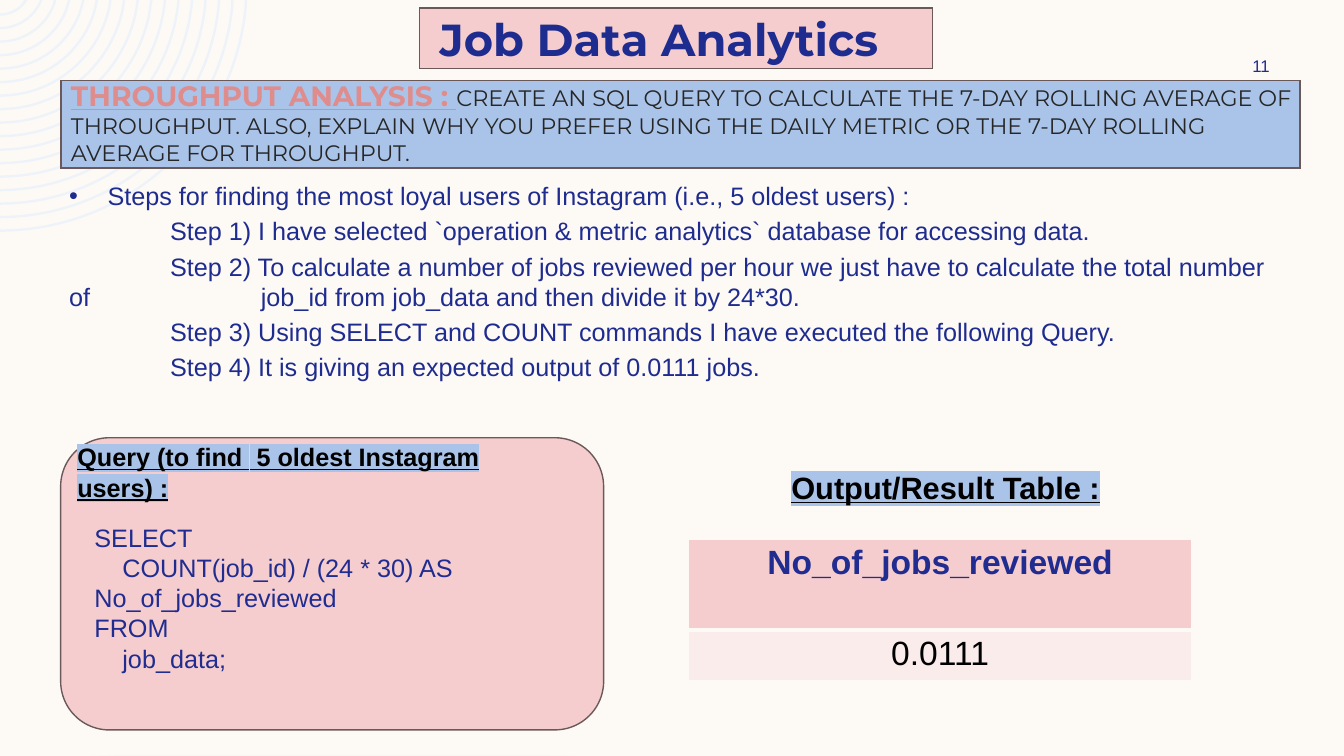
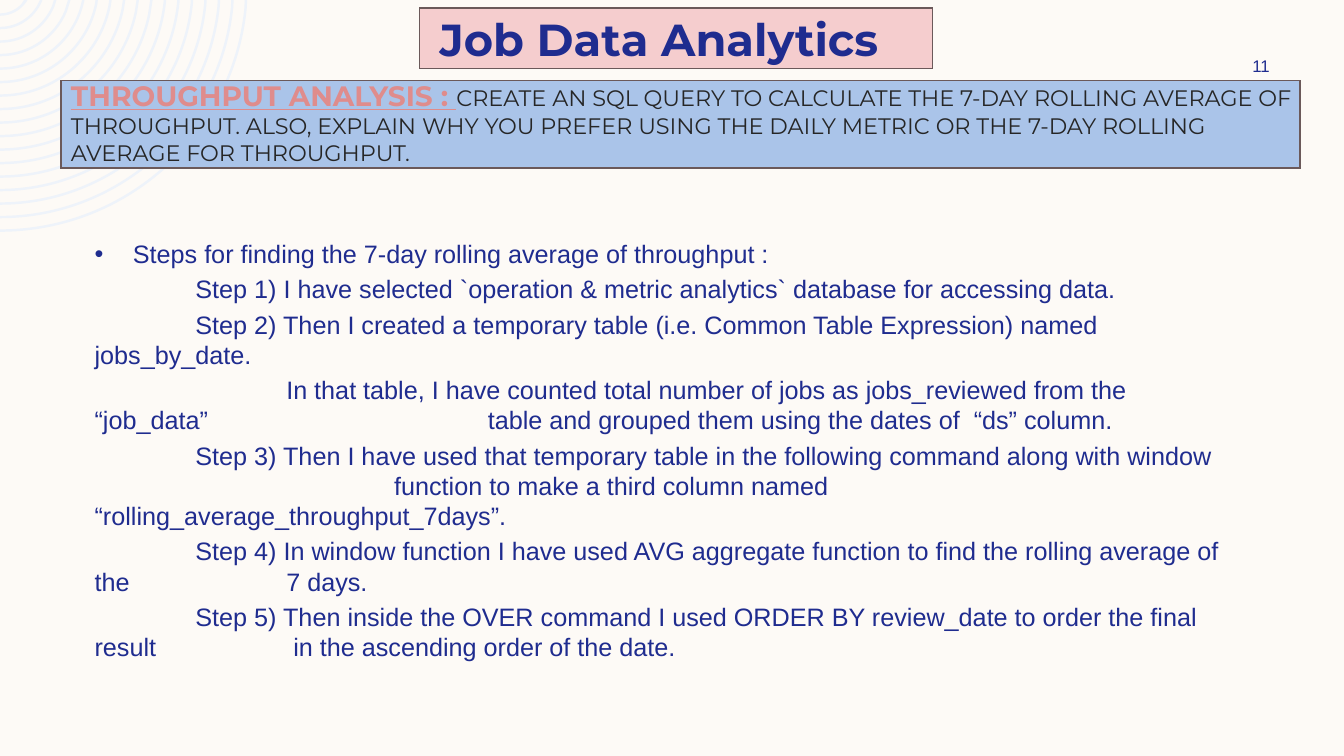
Before and after one commit to ShindeYash/Operation_and_Metric_Analytics, a slide deck: slide 11 of Report - Operation_and_Metric_Analytics.pptx. Drawn at 1344x756 pixels with LibreOffice and Linux fonts; fonts in the diff are those of the drawing. Boxes give left, top, right and bottom in pixels: in the first picture for what was removed or moved away, otherwise in the second. Text is boxed around its words. In the diff, an @@ line names an element or a change of style, - is before the commit and + after.

```diff
--- a/Report - Operation_and_Metric_Analytics.pptx
+++ b/Report - Operation_and_Metric_Analytics.pptx
@@ text "Steps for finding the 7-day ...": place and size @@
-text "Steps for finding the 7-day ..." at (69,186,1264,382)
+text "Steps for finding the 7-day ..." at (95,244,1218,662)
@@ text at (133,244,754,269): text changed @@
-• Steps for finding the most loyal users of Instagram (i.e., 5 oldest users) :
+• Steps for finding the 7-day rolling average of throughput :
@@ text at (95,315,1218,662): text changed @@
-Step 2) To calculate a number of jobs reviewed per hour we just have to calculate the total number of job_id from job_data and then divide it by 24*30.
-Step 3) Using SELECT and COUNT commands I have executed the following Query.
-Step 4) It is giving an expected output of 0.0111 jobs.
+Step 2) Then I created a temporary table (i.e. Common Table Expression) named jobs_by_date.
+In that table, I have counted total number of jobs as jobs_reviewed from the “job_data” table and grouped them using the dates of “ds” column.
+Step 3) Then I have used that temporary table in the following command along with window function to make a third column named “rolling_average_throughput_7days”.
+Step 4) In window function I have used AVG aggregate function to find the rolling average of the 7 days.
+Step 5) Then inside the OVER command I used ORDER BY review_date to order the final result in the ascending order of the date.
@@ rounded rectangle removed at (60,438,604,730) @@
@@ text removed at (77,447,479,502) @@
-Query (to find 5 oldest Instagram users) :
@@ text removed at (791,476,1081,504) @@
-Output/Result Table :
@@ text removed at (94,529,453,673) @@
-SELECT
-COUNT(job_id) / (24 * 30) AS No_of_jobs_reviewed
-FROM
-job_data;
@@ table removed at (689,539,1193,681), 2 rows, 1 columns @@
-No_of_jobs_reviewed
-0.0111
```
Also in this commit, not shown: 1 other slide changed, 9 slides added, 4 other files.
